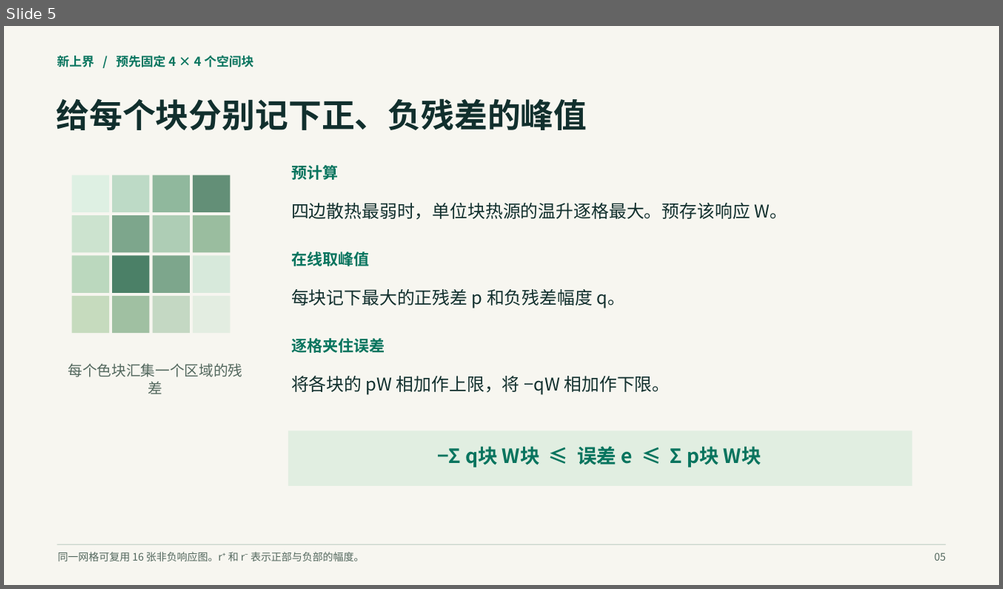
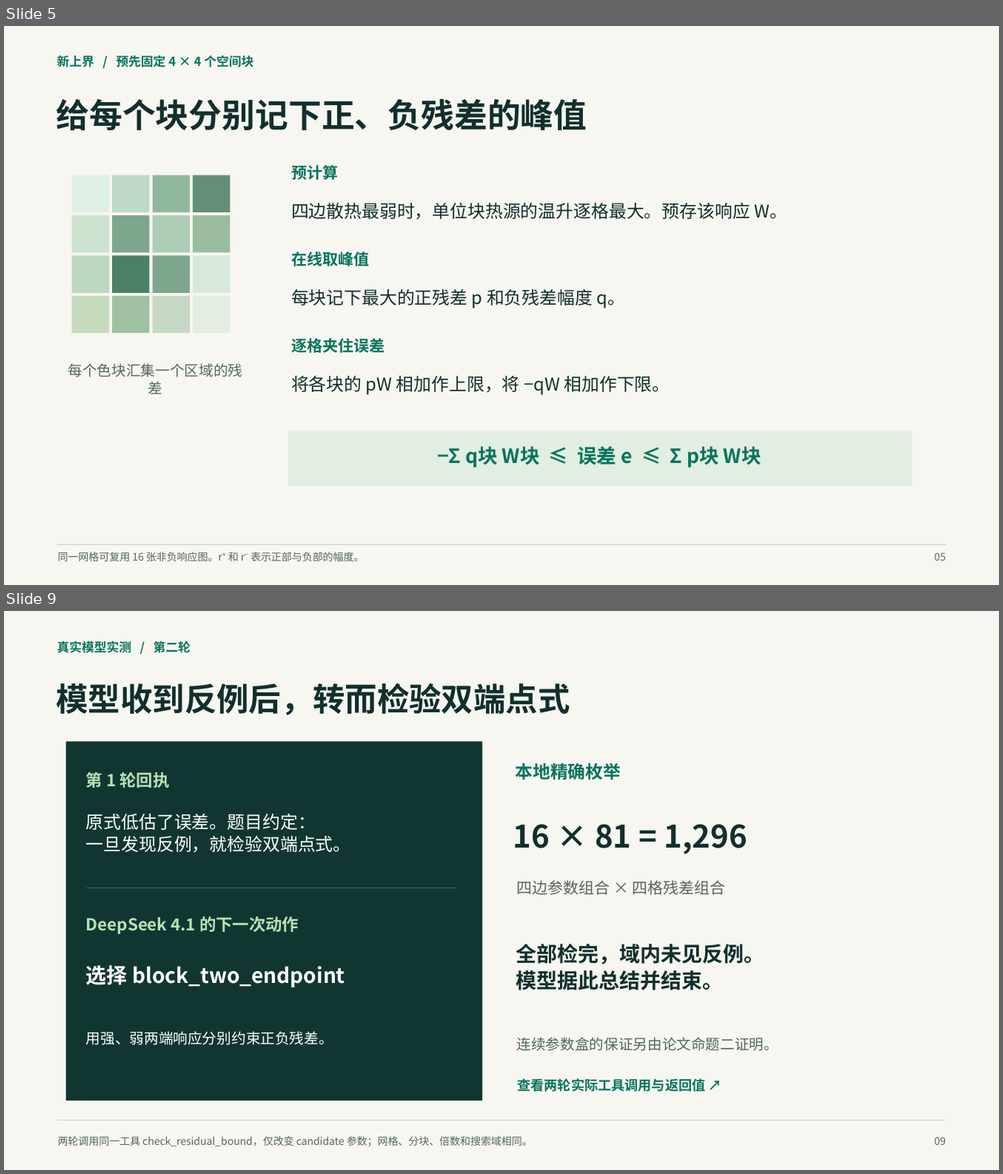
Before and after one commit to orgyuanbao/MoonshineThermalLab, a slide deck: MoonshineThermalLab/classroom/Moonshine热仿真课堂汇报.pptx. Shown one above the other, each under a label of ours: slide 5 before the commit, slides 5 and 9 after it; the slides between them are not shown. The pictures are 1003x589 and 1003x1174 pixels, drawn with LibreOffice and Linux fonts; fonts in the diff are those of the drawing. Boxes give left, top, right and bottom in pixels: in the first picture for what was removed or moved away, otherwise in the second. Text is boxed around its words. In the diff, an @@ line names an element or a change of style, - is before the commit and + after.

Commit message:
Explain DeepSeek 4.1's counterexample-guided study in the paper and classroom slides

```diff
--- a/MoonshineThermalLab/classroom/Moonshine热仿真课堂汇报.pptx
+++ b/MoonshineThermalLab/classroom/Moonshine热仿真课堂汇报.pptx
@@ slide 9 added at bbox=[4, 611, 999, 1170], background #F7F6F0 @@
@@ text added at bbox=[57, 641, 190, 653], 12 pt, text #08745E, bold @@
+真实模型实测 / 第二轮
@@ text added at bbox=[57, 683, 570, 715], 31 pt, text #112F2D, bold @@
+模型收到反例后，转而检验双端点式
@@ rectangle added at bbox=[66, 741, 482, 1101], fill #113632 @@
@@ text added at bbox=[515, 763, 620, 780], 17 pt, text #08745E, bold @@
+本地精确枚举
@@ text added at bbox=[86, 770, 170, 791], 16 pt, text #B8E1B3, bold @@
+第 1 轮回执
@@ text added at bbox=[86, 814, 351, 853], 17 pt, text #FFFFFF @@
+原式低估了误差。题目约定：
+一旦发现反例，就检验双端点式。
@@ text added at bbox=[512, 824, 747, 854], 30 pt, text #112F2D, bold @@
+16 × 81 = 1,296
@@ line added from (86, 889) to (456, 889), #46645B 0.8 pt @@
@@ text added at bbox=[516, 880, 726, 895], 15 pt, text #52675D @@
+四边参数组合 × 四格残差组合
@@ text added at bbox=[86, 917, 299, 934], 16 pt, text #B8E1B3, bold @@
+DeepSeek 4.1 的下一次动作
@@ text added at bbox=[86, 965, 344, 988], 20 pt, text #FFFFFF, bold @@
+选择 block_two_endpoint
@@ text added at bbox=[515, 944, 764, 991], 20 pt, text #112F2D, bold @@
+全部检完，域内未见反例。
+模型据此总结并结束。
@@ text added at bbox=[86, 1031, 333, 1045], 14 pt, text #FFFFFF @@
+用强、弱两端响应分别约束正负残差。
@@ text added at bbox=[516, 1037, 778, 1051], 14 pt, text #52675D @@
+连续参数盒的保证另由论文命题二证明。
@@ text added at bbox=[517, 1079, 705, 1092], 13 pt, text #08745E, bold @@
+查看两轮实际工具调用与返回值 ↗
@@ line added from (57, 1121) to (945, 1121), #C8D3C9 1 pt @@
@@ text added at bbox=[58, 1136, 532, 1147], 10 pt, text #52675D @@
+两轮调用同一工具 check_residual_bound，仅改变 candidate 参数；网格、分块、倍数和搜索域相同。
@@ text added at bbox=[934, 1137, 946, 1145], 10 pt, text #52675D @@
+09
```
Also in this commit, not shown: 10 slides changed, 2 other slides added, 15 other files.
